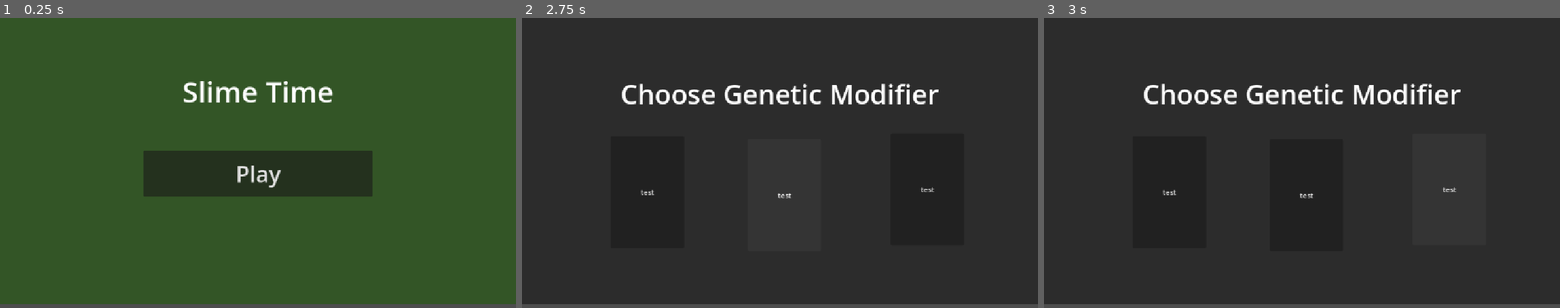
Above: before the commit, frames 1-3 (left to right).
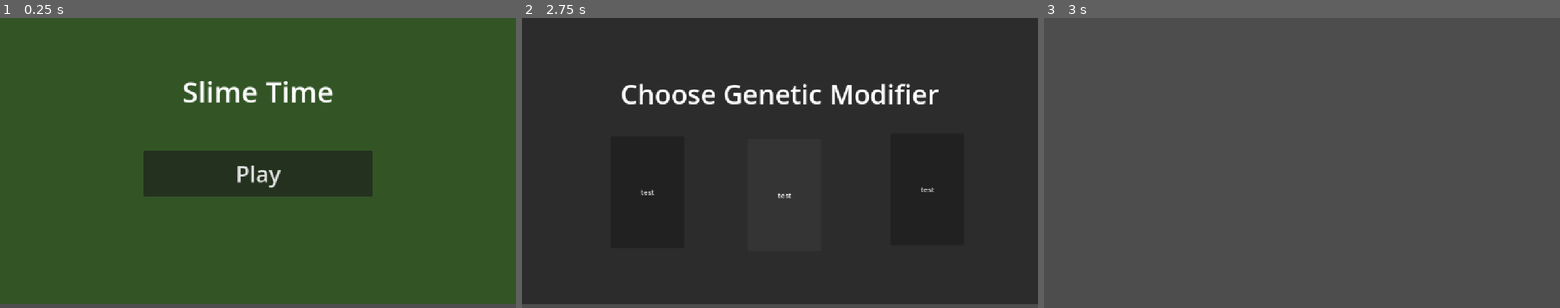
Above: after the commit, the same moments.

Repository: orivio/strides-genetics-sim
Game: Godot game, scene res://scenes/title/title.tscn
The game is run twice, just before and just after one commit, with the same random seed, the same clock (stepped at 60 frames per second) and the same inputs.
Inputs:
- Up to frame 1 (0.25 s): no input
- Up to frame 2 (2.75 s): click "Play" at 0.5 s; click "test" at 1.25 s; click "test" at 2 s
- Up to frame 3 (3 s): click "test" at 2.75 s

Frames 1-2 are identical in both runs. In frame 3, 98% of the frame differs, in the area x 0-100%, y 0-99%.
Error before the commit: Invalid access to property or key 'selected_genomes' on a base object of type 'Node (gamemanager.gd)'. (res://scenes/selector/selector.gd:7)

Commit message:
selection system!!!!! heeehehehe

Diff:
--- a/globals/gamemanager.gd
+++ b/globals/gamemanager.gd
@@ -1,6 +1,4 @@
 extends Node
 
-var selected_gene1: Genome = Genome.new()
-var selected_gene2: Genome = Genome.new()
-var selected_gene3: Genome = Genome.new()
+var selected_genes = []
 var generation: int = 1
--- /dev/null
+++ b/scenes/game/game.tscn
@@ -0,0 +1,3 @@
+[gd_scene format=3 uid="uid://dvu15evsw1dmx"]
+
+[node name="Game" type="Node2D" unique_id=1894100802]
--- a/scenes/selector/selector.gd
+++ b/scenes/selector/selector.gd
@@ -1,7 +1,23 @@
 extends Node2D
 
 @export var buttonsArr: Array[Button]
-var genomes: Array[Genome] = []
+var button_genes: Array[Genome] = []
 
 func _ready() -> void:
-	Gamemanager.selected_genomes.clear() #continue here
+	Gamemanager.selected_genes.clear()
+	for i in range(0, 3):
+		button_genes.append(Genome.random())
+
+func _on_button1_pressed() -> void:
+	Gamemanager.selected_genes.append(button_genes[0])
+
+func _on_button_2_pressed() -> void:
+	Gamemanager.selected_genes.append(button_genes[1])
+
+func _on_button_3_pressed() -> void:
+	Gamemanager.selected_genes.append(button_genes[2])
+
+func _process(delta: float) -> void:
+	print(Gamemanager.selected_genes)
+	if len(Gamemanager.selected_genes) == 3:
+		get_tree().change_scene_to_file("res://scenes/game/game.tscn")
--- a/scenes/selector/selector.tscn
+++ b/scenes/selector/selector.tscn
@@ -41,3 +41,7 @@
 offset_right = 987.0
 offset_bottom = 508.0
 text = "test"
+
+[connection signal="pressed" from="Button" to="." method="_on_button1_pressed"]
+[connection signal="pressed" from="Button2" to="." method="_on_button_2_pressed"]
+[connection signal="pressed" from="Button3" to="." method="_on_button_3_pressed"]
